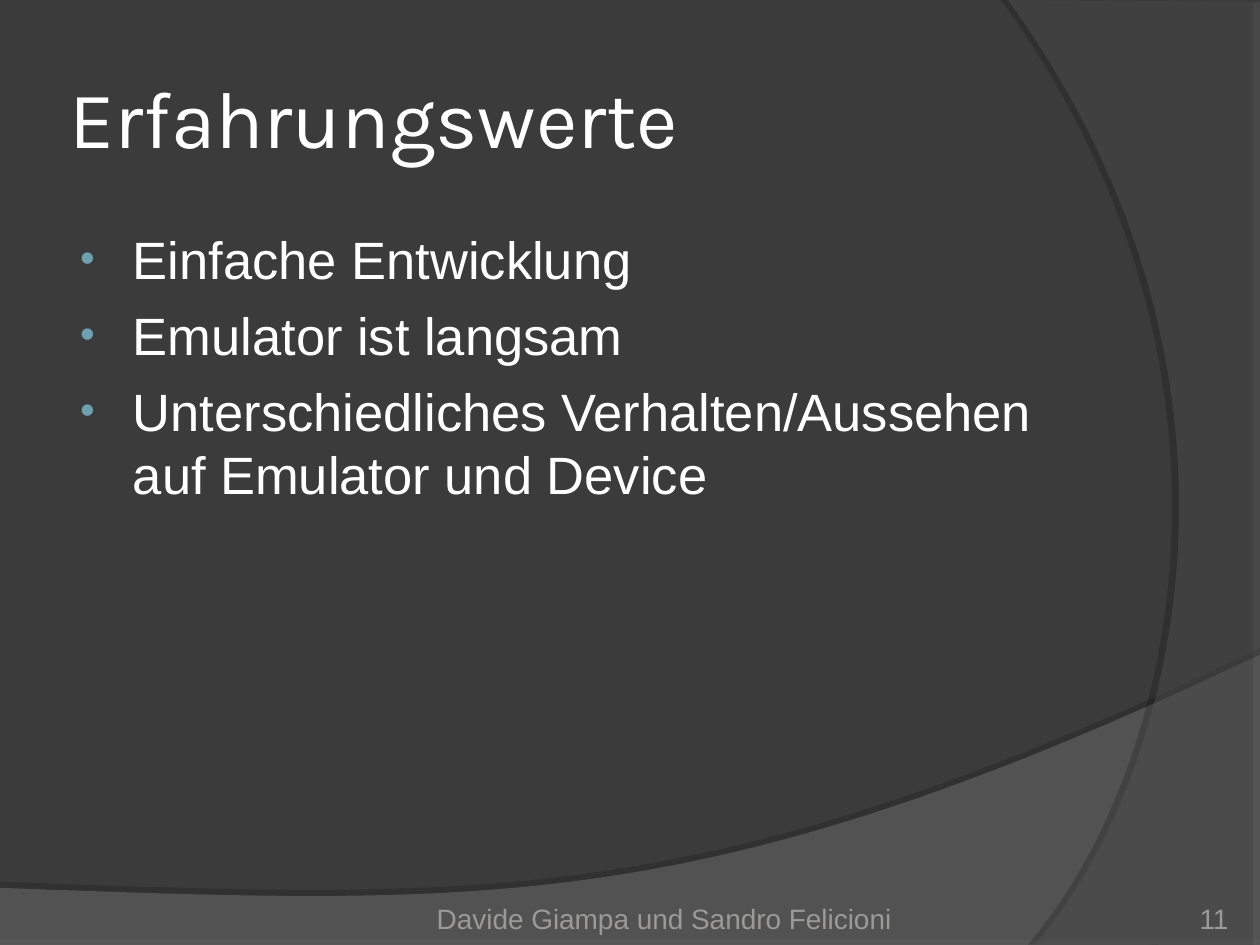
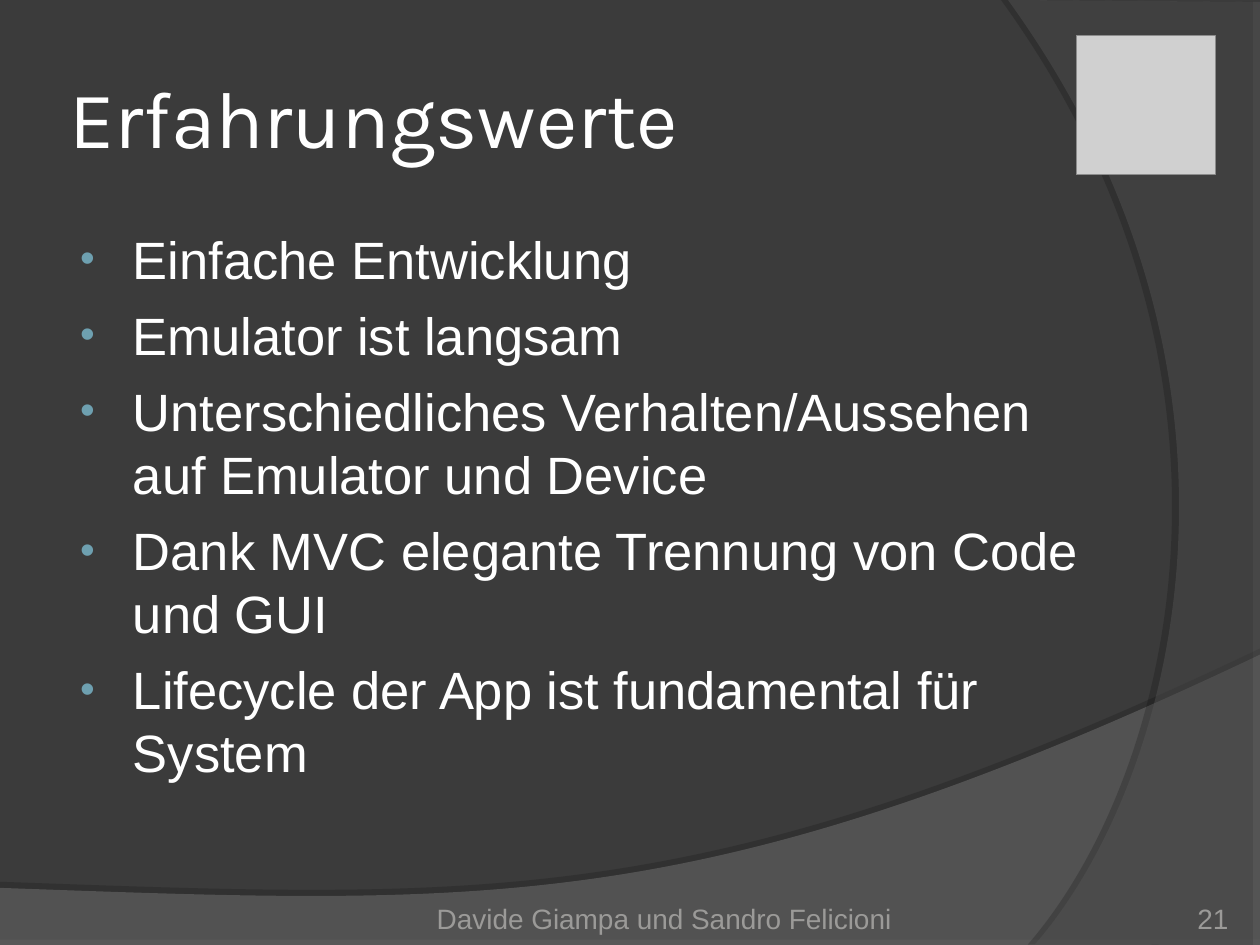
Before and after one commit to Mr-Slash/TrailDevils, a slide deck: slide 21 of doc/01_Project Management/TrailDevils-final.ppt (slide 11 before the commit). Drawn at 1260x945 pixels with LibreOffice and Linux fonts; fonts in the diff are those of the drawing; grey boxes stand for pictures. Boxes give left, top, right and bottom in pixels: in the first picture for what was removed or moved away, otherwise in the second. Text is boxed around its words. In the diff, an @@ line names an element or a change of style, - is before the commit and + after.

```diff
--- a/doc/01_Project Management/TrailDevils-final.ppt
+++ b/doc/01_Project Management/TrailDevils-final.ppt
@@ picture added at (1076,35,1215,174) @@
@@ text at (133,532,1077,783): paragraphs added @@
+• Dank MVC elegante Trennung von Code und GUI
+• Lifecycle der App ist fundamental für System
@@ page number at (1197,910,1228,929): text changed @@
-11
+21
```
Also in this commit, not shown: 10 other slides changed, 9 slides added.
